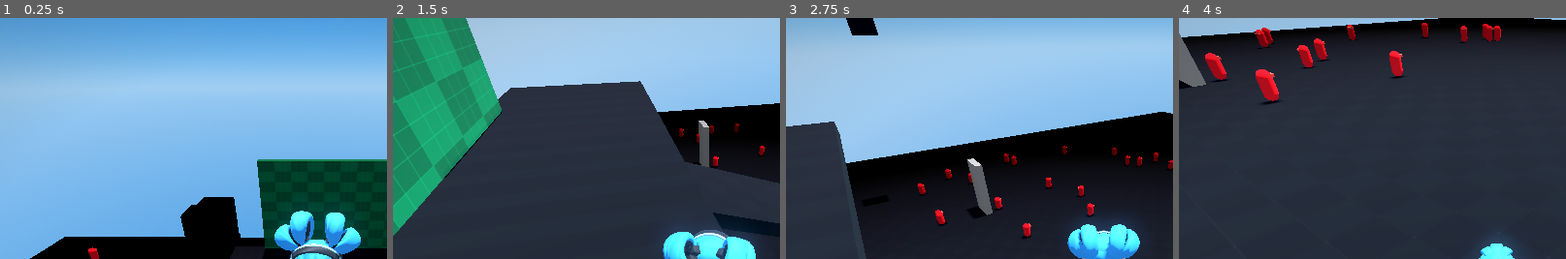
Above: before the commit, frames 1-4 (left to right).
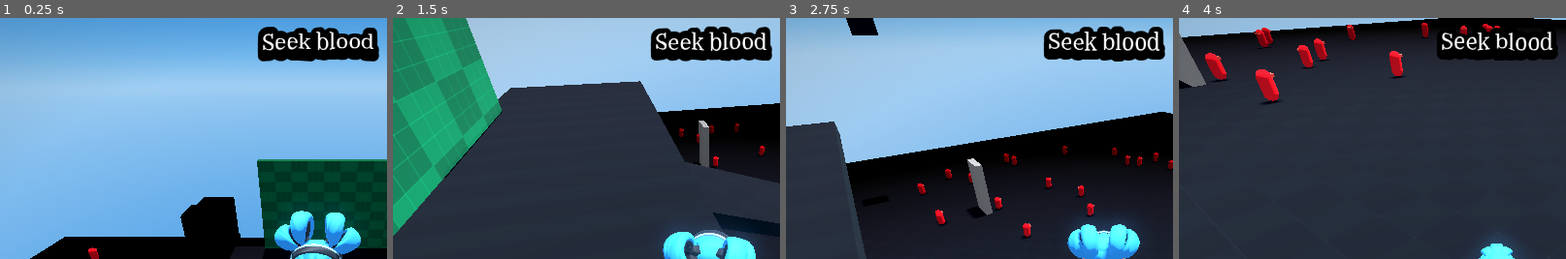
Above: after the commit, the same moments.

Repository: jake6724/no_poly_jam
Game: Godot game, scene res://scenes/TestLevel.tscn
Same seed, same stepped clock (60 frames per second), same inputs: the game is played once before the commit and once after it.
Inputs (mouse positions are % of the whole screen's width and height, from its top left):
- Up to frame 1 (0.25 s): no input
- Up to frame 2 (1.5 s): move the mouse to (72, 45) at 0.52 s; hold D (move_right) 0.53-1.28 s; click (72, 45) at 0.6 s; tap Space (jump) at 0.77 s; move the mouse to (45, 50) at 1.27 s; hold W (move_up) from 1.28 s (still down); right-click (45, 50) at 1.35 s
- Up to frame 3 (2.75 s): keep holding W (move_up); tap Space (jump) at 1.52 s; move the mouse to (52, 48) at 2.02 s; tap Mouse wheel down (scroll_down) at 2.1 s
- Up to frame 4 (4 s): keep holding W (move_up); move the mouse to (49, 52) at 2.77 s; tap Mouse wheel up (scroll_up) at 2.85 s; tap Space (jump) at 3.02, 3.77 s; move the mouse to (57, 51) at 3.52 s; tap Shift (sprint) at 3.6 s
The pictures show only the part of the screen within x 9-59%, y 0-50%; the shares and areas given below are measured in that part.

The runs differ from the first frame. In frame 1, 4.0% of the frame differs, in the area x 66-98%, y 3-19%; in frame 2, 4.0%; in frame 3, 4.0%; in frame 4, 3.2%.

Commit message:
Add font, text wiggle and transition shaders

Diff:
--- /dev/null
+++ b/materials/textwiggle.gdshader
@@ -0,0 +1,8 @@
+shader_type canvas_item;
+
+uniform float jiggle = 5.0;
+uniform float speed = 2.0;
+
+void vertex() {
+	VERTEX.y += VERTEX_ID % 2 == 0 ? cos((TIME * speed) + VERTEX.x + float(VERTEX_ID * 10)) * jiggle : sin((TIME * speed) + VERTEX.x + float(VERTEX_ID * 10)) * jiggle;
+}
--- /dev/null
+++ b/materials/transition.gdshader
@@ -0,0 +1,57 @@
+shader_type canvas_item;
+
+uniform vec4 base_color : source_color;
+uniform vec2 node_resolution;
+
+uniform float factor : hint_range(0.0, 1.0, 0.01) = 0.54;
+uniform float width = 0.4;
+
+group_uniforms gradient;
+uniform sampler2D gradient_texture;
+uniform bool gradient_fixed = false;
+
+group_uniforms shape;
+uniform sampler2D shape_texture;
+uniform float shape_tiling = 32.0;
+uniform float shape_rotation = 0.0;
+uniform vec2 shape_scroll = vec2(0.0);
+uniform float shape_feathering : hint_range(0.0, 1.0, 0.01) = 0.00;
+uniform float shape_treshold : hint_range(0.0, 2.0, 0.01) = 1.0;
+
+float gradient(vec2 uv, vec2 fixed_uv, bool fixed){
+	float value = 0.0;
+	if(fixed){
+		value = texture(gradient_texture, fixed_uv).r;
+	} else {
+		value = texture(gradient_texture, uv).r;
+	}
+	return value;
+}
+
+vec2 rotate(vec2 uv, vec2 pivot, float angle)
+{
+	mat2 rotation = mat2(vec2(sin(angle), -cos(angle)),
+						vec2(cos(angle), sin(angle)));
+	uv -= pivot;
+	uv = uv * rotation;
+	uv += pivot;
+	return uv;
+}
+
+void fragment() {
+	float progress = mix(-width, 1.0, factor);
+	float aspect = node_resolution.y / node_resolution.x;
+
+	vec2 aspect_uv = ((UV-vec2(0.0,0.5)) * vec2(1.0, aspect))+vec2(0.0,0.5);
+
+	float value = clamp((gradient(UV, aspect_uv, gradient_fixed) - progress) / (width), 0.0, 1.0);
+
+	vec2 tiled_uv = rotate(mod((aspect_uv + vec2(TIME)*shape_scroll) * shape_tiling, 1.0), vec2(0.5), radians(shape_rotation));
+	float shape_value = 1.0 - texture(shape_texture, tiled_uv).r;
+
+	shape_value = mix(shape_feathering * 0.5, 1.0 - shape_feathering * 0.5, shape_value);
+	float shaped_gradient = smoothstep(value - (shape_feathering * 0.5), value + (shape_feathering * 0.5), shape_treshold - shape_value);
+
+	COLOR.rgb = vec3(0.0);
+	COLOR.a = shaped_gradient;
+}
--- a/scenes/TestLevel.tscn
+++ b/scenes/TestLevel.tscn
@@ -8,6 +8,9 @@
 [ext_resource type="PackedScene" uid="uid://16iu10wxub40" path="res://assets/sophia_model/sophia.glb" id="6_5n3yh"]
 [ext_resource type="Shader" uid="uid://c3oadbjlo7ac2" path="res://materials/vignette.gdshader" id="7_0n17k"]
 [ext_resource type="PackedScene" uid="uid://chpxk1c6bnokl" path="res://assets/environment/church/env_church.glb" id="8_g3y3g"]
+[ext_resource type="Shader" uid="uid://3m6isuyykiy6" path="res://materials/transition.gdshader" id="9_6e24c"]
+[ext_resource type="FontFile" uid="uid://dfm5opvmc0u6e" path="res://assets/fonts/Domine-VariableFont_wght.ttf" id="10_5ycvo"]
+[ext_resource type="Shader" uid="uid://cx6xpd3igxbeu" path="res://materials/textwiggle.gdshader" id="11_7i0bt"]
 
 [sub_resource type="NavigationMesh" id="NavigationMesh_df0lk"]
 vertices = PackedVector3Array(38.79377, 0.9670639, -29.60537, 41.54377, 0.9670639, -29.60537, 41.54377, 0.9670639, -73. …(17784 unchanged characters)…
@@ -59,6 +62,54 @@
 shader_parameter/inner_radius = 0.7
 shader_parameter/outer_radius = 1.2
 
+[sub_resource type="Gradient" id="Gradient_6e24c"]
+
+[sub_resource type="GradientTexture2D" id="GradientTexture2D_5ycvo"]
+gradient = SubResource("Gradient_6e24c")
+
+[sub_resource type="Gradient" id="Gradient_7i0bt"]
+
+[sub_resource type="FastNoiseLite" id="FastNoiseLite_pyy5p"]
+noise_type = 3
+frequency = 0.023
+
+[sub_resource type="NoiseTexture2D" id="NoiseTexture2D_27wd1"]
+noise = SubResource("FastNoiseLite_pyy5p")
+color_ramp = SubResource("Gradient_7i0bt")
+
+[sub_resource type="ShaderMaterial" id="ShaderMaterial_5ycvo"]
+shader = ExtResource("9_6e24c")
+shader_parameter/base_color = Color(0, 0, 0, 1)
+shader_parameter/node_resolution = Vector2(0, 0)
+shader_parameter/factor = 0.54
+shader_parameter/width = 0.4
+shader_parameter/gradient_texture = SubResource("GradientTexture2D_5ycvo")
+shader_parameter/gradient_fixed = false
+shader_parameter/shape_texture = SubResource("NoiseTexture2D_27wd1")
+shader_parameter/shape_tiling = 32.0
+shader_parameter/shape_rotation = 0.0
+shader_parameter/shape_scroll = Vector2(0, 0)
+shader_parameter/shape_feathering = 0.0
+shader_parameter/shape_treshold = 1.0
+
+[sub_resource type="ShaderMaterial" id="ShaderMaterial_pyy5p"]
+shader = ExtResource("11_7i0bt")
+shader_parameter/jiggle = 2.0
+shader_parameter/speed = 1.0
+
+[sub_resource type="Theme" id="Theme_27wd1"]
+default_font = ExtResource("10_5ycvo")
+default_font_size = 32
+
+[sub_resource type="LabelSettings" id="LabelSettings_7i0bt"]
+font = ExtResource("10_5ycvo")
+font_size = 32
+outline_size = 32
+outline_color = Color(0, 0, 0, 1)
+shadow_size = 32
+shadow_color = Color(0, 0, 0, 1)
+shadow_offset = Vector2(0, 8)
+
 [node name="TestLevel" type="Node3D"]
 
 [node name="Player" parent="." instance=ExtResource("2_1fpmp")]
@@ -742,3 +793,28 @@
 
 [node name="env_church" parent="." instance=ExtResource("8_g3y3g")]
 transform = Transform3D(1, 0, 0, 0, 1, 0, 0, 0, 1, 17, 0.5079081, -64)
+
+[node name="ColorRect" type="ColorRect" parent="."]
+visible = false
+material = SubResource("ShaderMaterial_5ycvo")
+anchors_preset = 15
+anchor_right = 1.0
+anchor_bottom = 1.0
+grow_horizontal = 2
+grow_vertical = 2
+color = Color(0, 0, 0, 1)
+
+[node name="Label" type="Label" parent="."]
+material = SubResource("ShaderMaterial_pyy5p")
+anchors_preset = 5
+anchor_left = 0.5
+anchor_right = 0.5
+offset_left = -257.5
+offset_right = 257.5
+offset_bottom = 74.0
+grow_horizontal = 2
+theme = SubResource("Theme_27wd1")
+text = "Seek blood"
+label_settings = SubResource("LabelSettings_7i0bt")
+horizontal_alignment = 1
+vertical_alignment = 1
Binary file added: assets/fonts/Domine-VariableFont_wght.ttf
Not shown, added: assets/fonts/Domine-VariableFont_wght.ttf.import
Not shown, added: materials/textwiggle.gdshader.uid
Not shown, added: materials/transition.gdshader.uid
Not shown: 1 places in scenes/TestLevel.tscn that only renumber resources
